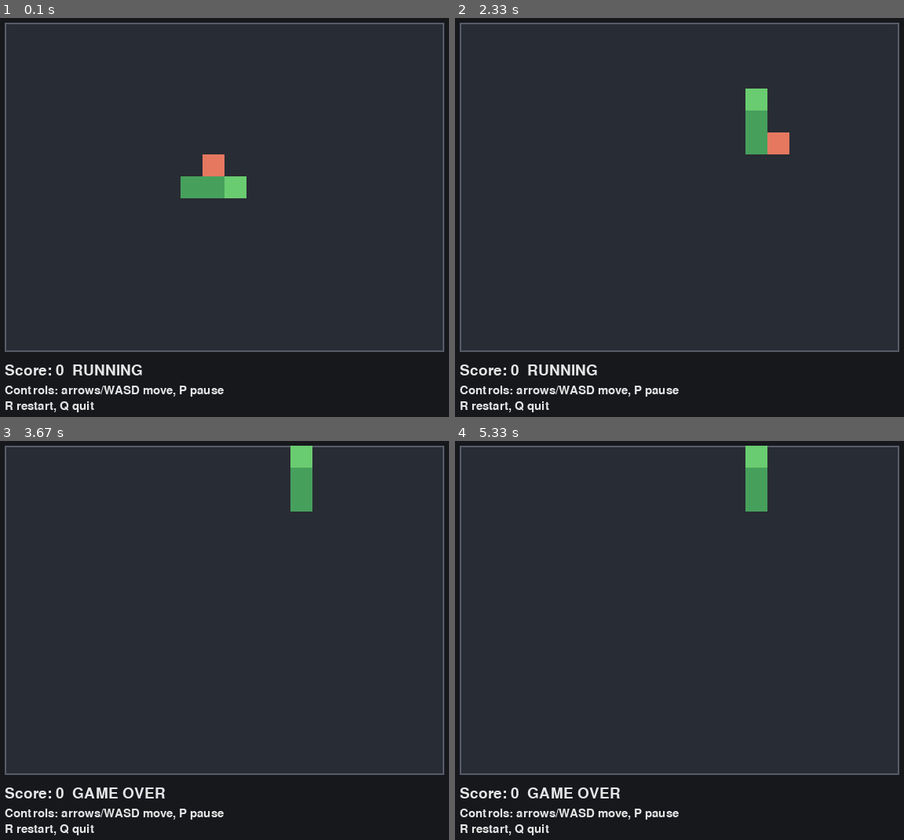
Above: before the commit, frames 1-4 (two rows, left to right).
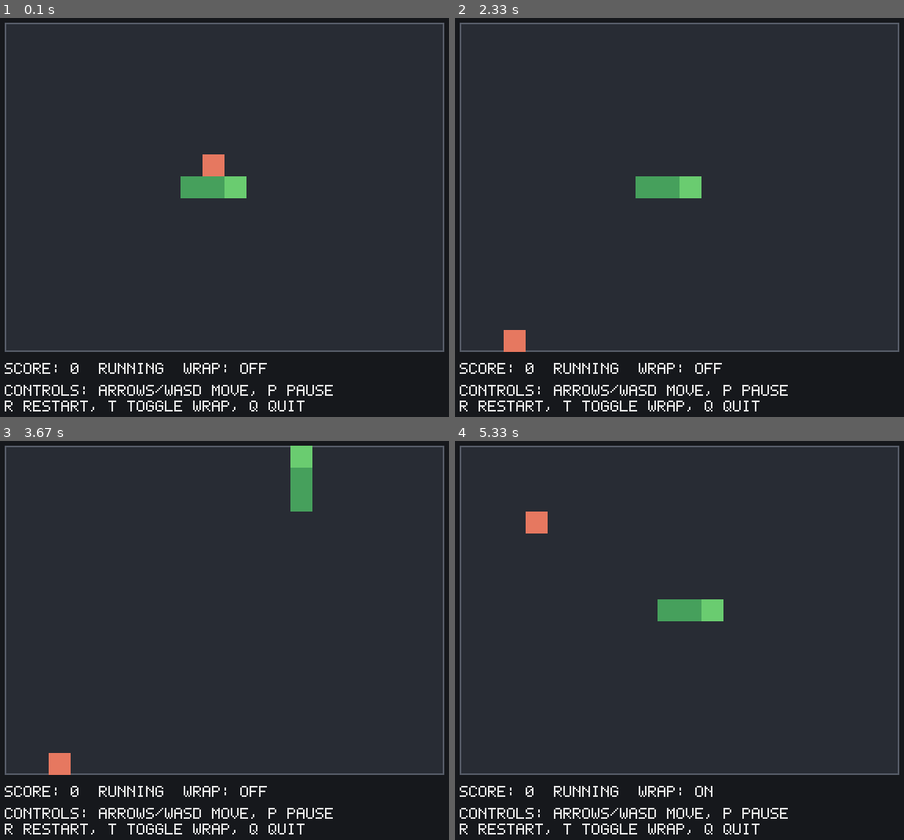
Above: after the commit, the same moments.

Repository: hruhek/snake-game
Game: pygame game, started from src/snake_game/pygame_ui.py
Same seed, same stepped clock (60 frames per second), same inputs: the game is played once before the commit and once after it.
Inputs:
- Up to frame 1 (0.1 s): no input
- Up to frame 2 (2.33 s): hold T 0.33-0.8 s; hold Right 0.33-0.8 s; hold P 0.83-1.3 s; hold Right 0.83-1.3 s; hold R 1.33-1.8 s; tap Up at 1.83 s; tap T at 2.23 s
- Up to frame 3 (3.67 s): tap Up at 2.77 s; tap Left at 3.58 s
- Up to frame 4 (5.33 s): tap Up at 4.15 s; tap T at 5.15 s

The runs differ from the first frame. In frame 1, 2.2% of the frame differs, in the area x 1-75%, y 86-99%; in frame 2, 4.4%, in the area x 1-75%, y 17-99%; in frame 3, 2.5%; in frame 4, 4.1%.

Commit message:
Wrap arround toggle

Diff:
--- a/src/snake_game/cli.py
+++ b/src/snake_game/cli.py
@@ -13,6 +13,7 @@
     GameFactory,
     GameObserver,
     GameProtocol,
+    WraparoundGameFactory,
 )
 
 KEY_MAP = {
@@ -47,13 +48,20 @@
         stdscr: _WindowLike,
         game: GameProtocol,
         paused_getter: Callable[[], bool],
+        wraparound_getter: Callable[[], bool],
     ) -> None:
         self._stdscr = stdscr
         self._game = game
         self._paused_getter = paused_getter
+        self._wraparound_getter = wraparound_getter
 
     def on_state_change(self, state: object, event: str) -> None:
-        _render(self._stdscr, self._game, self._paused_getter())
+        _render(
+            self._stdscr,
+            self._game,
+            self._paused_getter(),
+            self._wraparound_getter(),
+        )
 
 
 def _main(stdscr: _WindowLike) -> None:
@@ -61,16 +69,25 @@
     stdscr.nodelay(True)
     stdscr.keypad(True)
 
-    factory = GameFactory()
-    game = factory.create(width=20, height=15)
+    width = 20
+    height = 15
+    wraparound_enabled = False
+    game = _create_game(wraparound_enabled, width, height)
     paused = False
-    observer = _CursesObserver(stdscr, game, lambda: paused)
+
+    def _paused_getter() -> bool:
+        return paused
+
+    def _wraparound_getter() -> bool:
+        return wraparound_enabled
+
+    observer = _CursesObserver(stdscr, game, _paused_getter, _wraparound_getter)
     game.add_observer(observer)
 
     tick_seconds = 0.12
     last_tick = time.monotonic()
 
-    _render(stdscr, game, paused)
+    _render(stdscr, game, paused, wraparound_enabled)
 
     while True:
         now = time.monotonic()
@@ -82,12 +99,20 @@
             break
         elif key in (ord("p"), ord("P")):
             paused = not paused
-            _render(stdscr, game, paused)
+            _render(stdscr, game, paused, wraparound_enabled)
         elif key in (ord("r"), ord("R")):
             game.reset()
             paused = False
             last_tick = time.monotonic()
-            _render(stdscr, game, paused)
+            _render(stdscr, game, paused, wraparound_enabled)
+        elif key in (ord("t"), ord("T")):
+            wraparound_enabled = not wraparound_enabled
+            game = _create_game(wraparound_enabled, width, height)
+            observer = _CursesObserver(stdscr, game, _paused_getter, _wraparound_getter)
+            game.add_observer(observer)
+            paused = False
+            last_tick = time.monotonic()
+            _render(stdscr, game, paused, wraparound_enabled)
 
         if not paused and now - last_tick >= tick_seconds:
             game.step()
@@ -96,7 +121,14 @@
         time.sleep(0.01)
 
 
-def _render(stdscr: _WindowLike, game: GameProtocol, paused: bool) -> None:
+def _create_game(wraparound_enabled: bool, width: int, height: int) -> GameProtocol:
+    factory = WraparoundGameFactory() if wraparound_enabled else GameFactory()
+    return factory.create(width=width, height=height)
+
+
+def _render(
+    stdscr: _WindowLike, game: GameProtocol, paused: bool, wraparound_enabled: bool
+) -> None:
     stdscr.erase()
     state = game.state
     offset_x = 2
@@ -125,10 +157,15 @@
     status = "PAUSED" if paused else "RUNNING"
     if not state.alive:
         status = "GAME OVER"
-    stdscr.addstr(offset_y + border_h + 1, offset_x, f"Score: {state.score}  {status}")
+    wrap_status = "ON" if wraparound_enabled else "OFF"
+    stdscr.addstr(
+        offset_y + border_h + 1,
+        offset_x,
+        f"Score: {state.score}  {status}  Wrap: {wrap_status}",
+    )
     stdscr.addstr(
         offset_y + border_h + 2,
         offset_x,
-        "Controls: arrows/WASD move, P pause, R restart, Q quit",
+        "Controls: arrows/WASD move, P pause, R restart, T toggle wrap, Q quit",
     )
     stdscr.refresh()
--- a/src/snake_game/pygame_ui.py
+++ b/src/snake_game/pygame_ui.py
@@ -1,7 +1,7 @@
 from __future__ import annotations
 
 from collections.abc import Callable
-from typing import TYPE_CHECKING, Protocol, runtime_checkable
+from typing import TYPE_CHECKING, Protocol
 
 import pygame
 
@@ -13,6 +13,7 @@
     GameFactory,
     GameObserver,
     GameProtocol,
+    WraparoundGameFactory,
 )
 
 KEY_MAP = {
@@ -51,14 +52,6 @@
 
 class _SurfaceLike(Protocol):
     def fill(self, color: tuple[int, int, int]) -> object: ...
-    def blit(self, source: pygame.Surface, dest: tuple[int, int]) -> object: ...
-
-
-@runtime_checkable
-class _RenderableFont(Protocol):
-    def render(
-        self, text: str, *args: object
-    ) -> pygame.Surface | tuple[pygame.Surface, object]: ...
 
 
 class _PygameObserver(GameObserver):
@@ -67,16 +60,14 @@
         screen: _SurfaceLike,
         game: GameProtocol,
         paused_getter: Callable[[], bool],
-        font: _FontLike | None,
-        small_font: _FontLike | None,
+        wraparound_getter: Callable[[], bool],
         grid_w: int,
         grid_h: int,
     ) -> None:
         self._screen = screen
         self._game = game
         self._paused_getter = paused_getter
-        self._font = font
-        self._small_font = small_font
+        self._wraparound_getter = wraparound_getter
         self._grid_w = grid_w
         self._grid_h = grid_h
 
@@ -85,17 +76,24 @@
             self._screen,
             self._game,
             self._paused_getter(),
-            self._font,
-            self._small_font,
+            self._wraparound_getter(),
             self._grid_w,
             self._grid_h,
         )
 
 
 def _main() -> None:
-    factory = GameFactory()
-    game = factory.create(width=20, height=15)
+    width = 20
+    height = 15
+    wraparound_enabled = False
+    game = _create_game(wraparound_enabled, width, height)
     paused = False
+
+    def _paused_getter() -> bool:
+        return paused
+
+    def _wraparound_getter() -> bool:
+        return wraparound_enabled
 
     grid_w = game.state.width * CELL_SIZE
     grid_h = game.state.height * CELL_SIZE
@@ -105,16 +103,15 @@
     screen = pygame.display.set_mode((screen_w, screen_h))
     pygame.display.set_caption("Snake")
 
-    font, small_font = _load_fonts()
     observer = _PygameObserver(
-        screen, game, lambda: paused, font, small_font, grid_w, grid_h
+        screen, game, _paused_getter, _wraparound_getter, grid_w, grid_h
     )
     game.add_observer(observer)
     clock = pygame.time.Clock()
     time_since_tick = 0.0
     running = True
 
-    _render(screen, game, paused, font, small_font, grid_w, grid_h)
+    _render(screen, game, paused, wraparound_enabled, grid_w, grid_h)
 
     while running:
         dt = clock.tick(FPS) / 1000
@@ -130,12 +127,27 @@
                     running = False
                 elif event.key == pygame.K_p:
                     paused = not paused
-                    _render(screen, game, paused, font, small_font, grid_w, grid_h)
+                    _render(screen, game, paused, wraparound_enabled, grid_w, grid_h)
                 elif event.key == pygame.K_r:
                     game.reset()
                     paused = False
                     time_since_tick = 0.0
-                    _render(screen, game, paused, font, small_font, grid_w, grid_h)
+                    _render(screen, game, paused, wraparound_enabled, grid_w, grid_h)
+                elif event.key == pygame.K_t:
+                    wraparound_enabled = not wraparound_enabled
+                    game = _create_game(wraparound_enabled, width, height)
+                    observer = _PygameObserver(
+                        screen,
+                        game,
+                        _paused_getter,
+                        _wraparound_getter,
+                        grid_w,
+                        grid_h,
+                    )
+                    game.add_observer(observer)
+                    paused = False
+                    time_since_tick = 0.0
+                    _render(screen, game, paused, wraparound_enabled, grid_w, grid_h)
 
         if not paused and time_since_tick >= TICK_SECONDS:
             game.step()
@@ -149,8 +161,7 @@
     screen: _SurfaceLike,
     game: GameProtocol,
     paused: bool,
-    font: _FontLike | None,
-    small_font: _FontLike | None,
+    wraparound_enabled: bool,
     grid_w: int,
     grid_h: int,
 ) -> None:
@@ -183,17 +194,20 @@
 
     status = "GAME OVER" if not state.alive else "PAUSED" if paused else "RUNNING"
 
-    status_line = f"Score: {state.score}  {status}"
+    wrap_status = "ON" if wraparound_enabled else "OFF"
+    status_line = f"Score: {state.score}  {status}  Wrap: {wrap_status}"
     controls_line = "Controls: arrows/WASD move, P pause"
-    controls_line_two = "R restart, Q quit"
-    _draw_text(screen, font, status_line, (PADDING, PADDING + grid_h + 14))
-    _draw_text(screen, small_font, controls_line, (PADDING, PADDING + grid_h + 42))
-    _draw_text(screen, small_font, controls_line_two, (PADDING, PADDING + grid_h + 62))
+    controls_line_two = "R restart, T toggle wrap, Q quit"
+    _draw_text(screen, status_line, (PADDING, PADDING + grid_h + 14))
+    _draw_text(screen, controls_line, (PADDING, PADDING + grid_h + 42))
+    _draw_text(screen, controls_line_two, (PADDING, PADDING + grid_h + 62))
 
     pygame.display.flip()
 
 
-_FontLike = object
+def _create_game(wraparound_enabled: bool, width: int, height: int) -> GameProtocol:
+    factory = WraparoundGameFactory() if wraparound_enabled else GameFactory()
+    return factory.create(width=width, height=height)
 
 
 if TYPE_CHECKING:
@@ -215,44 +229,12 @@
         pygame.draw.rect(screen, color, rect, width)
 
 
-def _load_fonts() -> tuple[_FontLike | None, _FontLike | None]:
-    try:
-        if pygame.font:
-            pygame.font.init()
-            return pygame.font.Font(None, 28), pygame.font.Font(None, 22)
-    except (AttributeError, NotImplementedError, ModuleNotFoundError):
-        pass
-
-    try:
-        import pygame.freetype as freetype
-
-        freetype.init()
-        return freetype.Font(None, 28), freetype.Font(None, 22)
-    except (ImportError, AttributeError, NotImplementedError, ModuleNotFoundError):
-        return None, None
-
-
 def _draw_text(
     screen: _SurfaceLike,
-    font: _FontLike | None,
     text: str,
     pos: tuple[int, int],
 ) -> None:
-    if font is None:
-        _draw_bitmap_text(screen, text, pos, COLOR_TEXT)
-        return
-
-    if not isinstance(font, _RenderableFont):
-        return
-
-    try:
-        result = font.render(text, True, COLOR_TEXT)
-    except TypeError:
-        result = font.render(text, COLOR_TEXT)
-
-    surface = result[0] if isinstance(result, tuple) else result
-
-    screen.blit(surface, pos)
+    _draw_bitmap_text(screen, text, pos, COLOR_TEXT)
 
 
 _BITMAP_FONT: dict[str, list[str]] = {
--- a/tests/test_cli.py
+++ b/tests/test_cli.py
@@ -53,6 +53,7 @@
     fake_game = fake_game_factory()
     screen = FakeScreen(keys=[cli.curses.KEY_UP, -1, ord("p"), ord("r"), ord("q")])
     monkeypatch.setattr(cli, "GameFactory", factory_for_game(fake_game))
+    monkeypatch.setattr(cli, "WraparoundGameFactory", factory_for_game(fake_game))
     monkeypatch.setattr(cli, "_render", lambda *_args, **_kwargs: None)
     monkeypatch.setattr(cli.curses, "curs_set", lambda _value: None)
     monkeypatch.setattr(time, "sleep", lambda _value: None)
@@ -75,14 +76,16 @@
     screen = FakeScreen(keys=[])
     game = Game(width=6, height=6, seed=1)
     game._state = GameState(**{**game.state.__dict__, "food": (1, 1), "score": 2})
-    cli._render(screen, game, paused=True)
+    cli._render(screen, game, paused=True, wraparound_enabled=True)
     assert any("PAUSED" in text for *_coords, text in screen.addstr_calls)
+    assert any("Wrap: ON" in text for *_coords, text in screen.addstr_calls)
     assert any(char == "*" for *_coords, char in screen.addch_calls)
 
     screen_over = FakeScreen(keys=[])
     game._state = GameState(**{**game.state.__dict__, "alive": False})
-    cli._render(screen_over, game, paused=False)
+    cli._render(screen_over, game, paused=False, wraparound_enabled=False)
     assert any("GAME OVER" in text for *_coords, text in screen_over.addstr_calls)
+    assert any("Wrap: OFF" in text for *_coords, text in screen_over.addstr_calls)
     assert not any(char == "*" for *_coords, char in screen_over.addch_calls)
 
 
@@ -90,5 +93,43 @@
     screen = FakeScreen(keys=[])
     game = Game(width=6, height=6, seed=1)
     game._state = GameState(**{**game.state.__dict__, "food": (-1, -1)})
-    cli._render(screen, game, paused=False)
+    cli._render(screen, game, paused=False, wraparound_enabled=False)
     assert not any(char == "*" for *_coords, char in screen.addch_calls)
+
+
+def test_main_toggles_wraparound(monkeypatch, fake_game_factory):
+    standard_game = fake_game_factory()
+    wrap_game = fake_game_factory()
+    screen = FakeScreen(keys=[ord("t"), ord("q")])
+    calls = {"standard": 0, "wrap": 0}
+
+    class StandardFactory:
+        def create(self, width=20, height=15, seed=None):
+            del width, height, seed
+            calls["standard"] += 1
+            return standard_game
+
+    class WrapFactory:
+        def create(self, width=20, height=15, seed=None):
+            del width, height, seed
+            calls["wrap"] += 1
+            return wrap_game
+
+    monkeypatch.setattr(cli, "GameFactory", StandardFactory)
+    monkeypatch.setattr(cli, "WraparoundGameFactory", WrapFactory)
+    monkeypatch.setattr(cli, "_render", lambda *_args, **_kwargs: None)
+    monkeypatch.setattr(cli.curses, "curs_set", lambda _value: None)
+    monkeypatch.setattr(time, "sleep", lambda _value: None)
+
+    counter = {"t": 0.0}
+
+    def fake_monotonic():
+        counter["t"] += 0.2
+        return counter["t"]
+
+    monkeypatch.setattr(time, "monotonic", fake_monotonic)
+
+    cli._main(screen)
+
+    assert calls["standard"] == 1
+    assert calls["wrap"] == 1
--- a/tests/test_pygame_ui.py
+++ b/tests/test_pygame_ui.py
@@ -1,5 +1,4 @@
-import sys
-from types import ModuleType, SimpleNamespace
+from types import SimpleNamespace
 
 import pytest
 from test_support import FakeGame
@@ -10,14 +9,10 @@
 
 class FakeSurface:
     def __init__(self):
-        self.blit_calls = []
         self.fill_calls = []
 
     def fill(self, color):
         self.fill_calls.append(color)
-
-    def blit(self, surface, pos):
-        self.blit_calls.append((surface, pos))
 
 
 class FakeRect:
@@ -38,12 +33,12 @@
     factory_for_game,
 ):
     monkeypatch.setattr(ui, "GameFactory", factory_for_game(fake_game))
+    monkeypatch.setattr(ui, "WraparoundGameFactory", factory_for_game(fake_game))
     monkeypatch.setattr(ui.pygame.display, "set_mode", lambda *_args: surface)
     monkeypatch.setattr(ui.pygame.display, "set_caption", lambda *_args: None)
     monkeypatch.setattr(ui.pygame.event, "get", fake_events)
     monkeypatch.setattr(ui.pygame.time, "Clock", lambda: FakeClock())
     monkeypatch.setattr(ui, "_render", lambda *_args, **_kwargs: None)
-    monkeypatch.setattr(ui, "_load_fonts", lambda: (None, None))
 
 
 def test_run_calls_init_and_quit(monkeypatch):
@@ -131,6 +126,44 @@
     assert flips["count"] >= 1
 
 
+def test_main_toggles_wraparound(monkeypatch, fake_game_factory):
+    standard_game = fake_game_factory(snake=((2, 2),))
+    wrap_game = fake_game_factory(snake=((3, 2),))
+    surface = FakeSurface()
+    calls = {"standard": 0, "wrap": 0}
+
+    class StandardFactory:
+        def create(self, width=20, height=15, seed=None):
+            del width, height, seed
+            calls["standard"] += 1
+            return standard_game
+
+    class WrapFactory:
+        def create(self, width=20, height=15, seed=None):
+            del width, height, seed
+            calls["wrap"] += 1
+            return wrap_game
+
+    def fake_events():
+        return [
+            SimpleNamespace(type=ui.pygame.KEYDOWN, key=ui.pygame.K_t),
+            SimpleNamespace(type=ui.pygame.KEYDOWN, key=ui.pygame.K_q),
+        ]
+
+    monkeypatch.setattr(ui, "GameFactory", StandardFactory)
+    monkeypatch.setattr(ui, "WraparoundGameFactory", WrapFactory)
+    monkeypatch.setattr(ui.pygame.display, "set_mode", lambda *_args: surface)
+    monkeypatch.setattr(ui.pygame.display, "set_caption", lambda *_args: None)
+    monkeypatch.setattr(ui.pygame.event, "get", fake_events)
+    monkeypatch.setattr(ui.pygame.time, "Clock", lambda: FakeClock())
+    monkeypatch.setattr(ui, "_render", lambda *_args, **_kwargs: None)
+
+    ui._main()
+
+    assert calls["standard"] == 1
+    assert calls["wrap"] == 1
+
+
 def test_render_status_and_food(monkeypatch):
     surface = FakeSurface()
     rect_calls = []
@@ -140,7 +173,7 @@
 
     drawn_text = []
 
-    def fake_draw_text(_screen, _font, text, _pos):
+    def fake_draw_text(_screen, text, _pos):
         drawn_text.append(text)
 
     monkeypatch.setattr(ui.pygame, "Rect", FakeRect)
@@ -156,13 +189,14 @@
         surface,
         game,
         paused=True,
-        font=object(),
-        small_font=object(),
+        wraparound_enabled=True,
         grid_w=56,
         grid_h=56,
     )
 
     assert any("PAUSED" in text for text in drawn_text)
+    assert any("Wrap: ON" in text for text in drawn_text)
+    assert any("toggle wrap" in text for text in drawn_text)
     assert any(color == ui.COLOR_FOOD for color, _width in rect_calls)
 
     rect_calls.clear()
@@ -172,106 +206,26 @@
         surface,
         game,
         paused=False,
-        font=object(),
-        small_font=object(),
+        wraparound_enabled=False,
         grid_w=56,
         grid_h=56,
     )
     assert any("GAME OVER" in text for text in drawn_text)
+    assert any("Wrap: OFF" in text for text in drawn_text)
     assert not any(color == ui.COLOR_FOOD for color, _width in rect_calls)
 
 
-def test_load_fonts_primary(monkeypatch):
-    class FakeFontModule:
-        def init(self):
-            return None
-
-        def Font(self, _name, _size):
-            return object()
-
-    monkeypatch.setattr(ui.pygame, "font", FakeFontModule())
-    font, small_font = ui._load_fonts()
-    assert font is not None
-    assert small_font is not None
-
-
-def test_load_fonts_fallback(monkeypatch):
-    class FakeFontModule:
-        def init(self):
-            raise NotImplementedError
-
-    class FakeFreeType(ModuleType):
-        def __init__(self):
-            super().__init__("pygame.freetype")
-
-        def init(self):
-            return None
-
-        def Font(self, _name, _size):
-            return object()
-
-    monkeypatch.setattr(ui.pygame, "font", FakeFontModule())
-    monkeypatch.setitem(sys.modules, "pygame.freetype", FakeFreeType())
-
-    font, small_font = ui._load_fonts()
-    assert font is not None
-    assert small_font is not None
-
-
-def test_load_fonts_none(monkeypatch):
-    class FakeFreeType(ModuleType):
-        def __init__(self):
-            super().__init__("pygame.freetype")
-
-        def init(self):
-            raise NotImplementedError
-
-    monkeypatch.setattr(ui.pygame, "font", None)
-    monkeypatch.setitem(sys.modules, "pygame.freetype", FakeFreeType())
-
-    font, small_font = ui._load_fonts()
-    assert font is None
-    assert small_font is None
-
-
-def test_draw_text_branches(monkeypatch):
-    surface = FakeSurface()
-    draw_calls = []
-
-    def fake_bitmap(_screen, _text, _pos, _color):
-        draw_calls.append("bitmap")
+def test_draw_text_uses_bitmap(monkeypatch):
+    calls = []
+
+    def fake_bitmap(_screen, text, pos, color):
+        calls.append((text, pos, color))
 
     monkeypatch.setattr(ui, "_draw_bitmap_text", fake_bitmap)
 
-    ui._draw_text(surface, None, "HI", (0, 0))
-    assert draw_calls == ["bitmap"]
-
-    class NoRenderFont:
-        pass
-
-    ui._draw_text(surface, NoRenderFont(), "HI", (0, 0))
-    assert surface.blit_calls == []
-
-    class SurfaceFont:
-        def render(self, _text, *_args):
-            return "surface"
-
-    ui._draw_text(surface, SurfaceFont(), "HI", (0, 0))
-    assert surface.blit_calls[-1] == ("surface", (0, 0))
-
-    class TupleFont:
-        def render(self, _text, *_args):
-            return ("tuple-surface", None)
-
-    ui._draw_text(surface, TupleFont(), "HI", (1, 1))
-    assert surface.blit_calls[-1] == ("tuple-surface", (1, 1))
-
-    class TwoArgFont:
-        def render(self, _text, _color):
-            return "two-arg"
-
-    ui._draw_text(surface, TwoArgFont(), "HI", (2, 2))
-    assert surface.blit_calls[-1] == ("two-arg", (2, 2))
+    ui._draw_text(FakeSurface(), "HI", (2, 3))
+
+    assert calls == [("HI", (2, 3), ui.COLOR_TEXT)]
 
 
 def test_draw_bitmap_text(monkeypatch):
Not shown, changed: README.md
Not shown, changed: docs/architecture.md
Not shown, changed: docs/troubleshooting.md
Not shown, removed: src/snake_game/core.pyi
